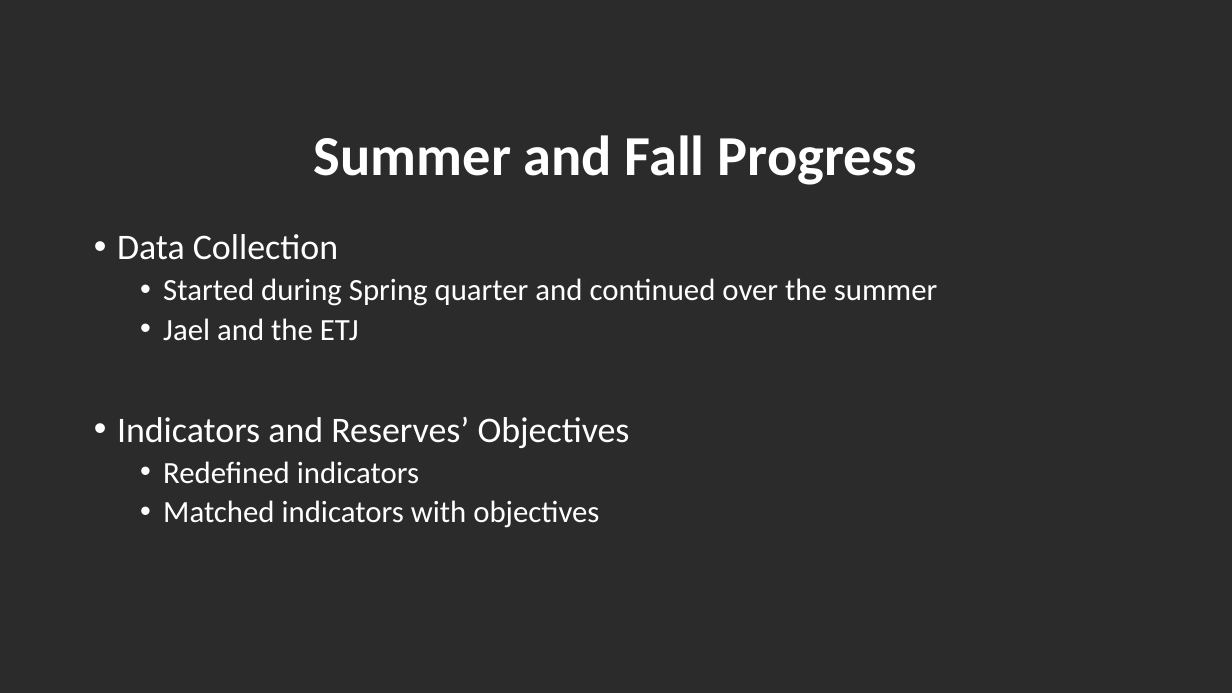
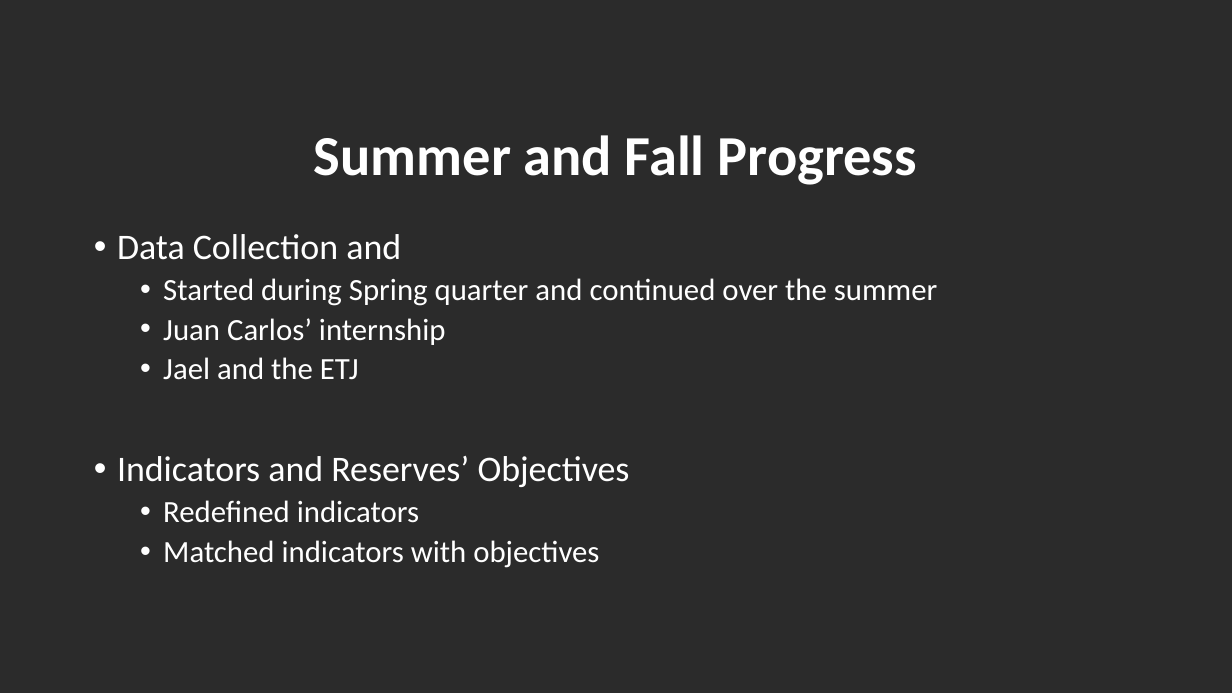
Before and after one commit to turfeffect/Docs, a slide deck: slide 3 of Presentations/Fall Review Meeting/A FRAMEWORK TO EVALUATE MARINE RESERVES IN MEXICO.pptx (slide 5 before the commit). Drawn at 1232x693 pixels with LibreOffice and Linux fonts; fonts in the diff are those of the drawing; background and template pictures are left out; a plain dark background stands for a picture behind light text. Boxes give left, top, right and bottom in pixels: in the first picture for what was removed or moved away, otherwise in the second. Text is boxed around its words. In the diff, an @@ line names an element or a change of style, - is before the commit and + after.

```diff
--- a/Presentations/Fall Review Meeting/A FRAMEWORK TO EVALUATE MARINE RESERVES IN MEXICO.pptx
+++ b/Presentations/Fall Review Meeting/A FRAMEWORK TO EVALUATE MARINE RESERVES IN MEXICO.pptx
@@ text at bbox=[117, 234, 401, 260]: text changed @@
-• Data Collection
+• Data Collection and
@@ text at bbox=[163, 318, 446, 345]: paragraph added @@
+  • Juan Carlos’ internship
```
Also in this commit, not shown: 5 other slides changed, 1 slide added, 1 slide removed.
